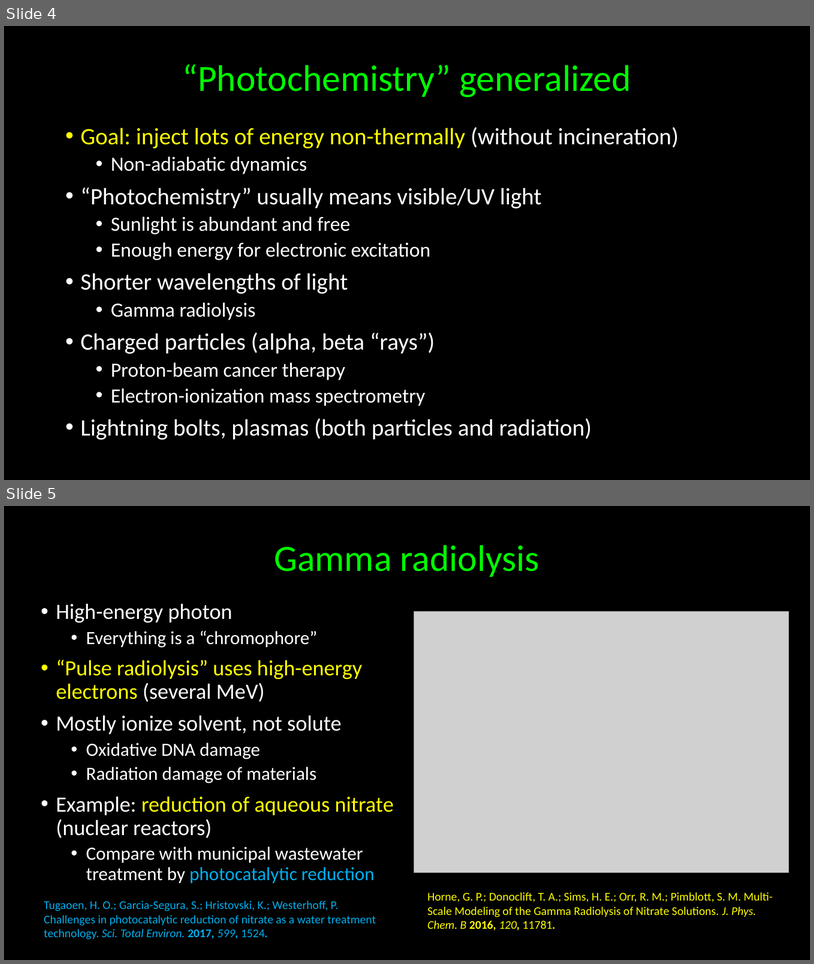
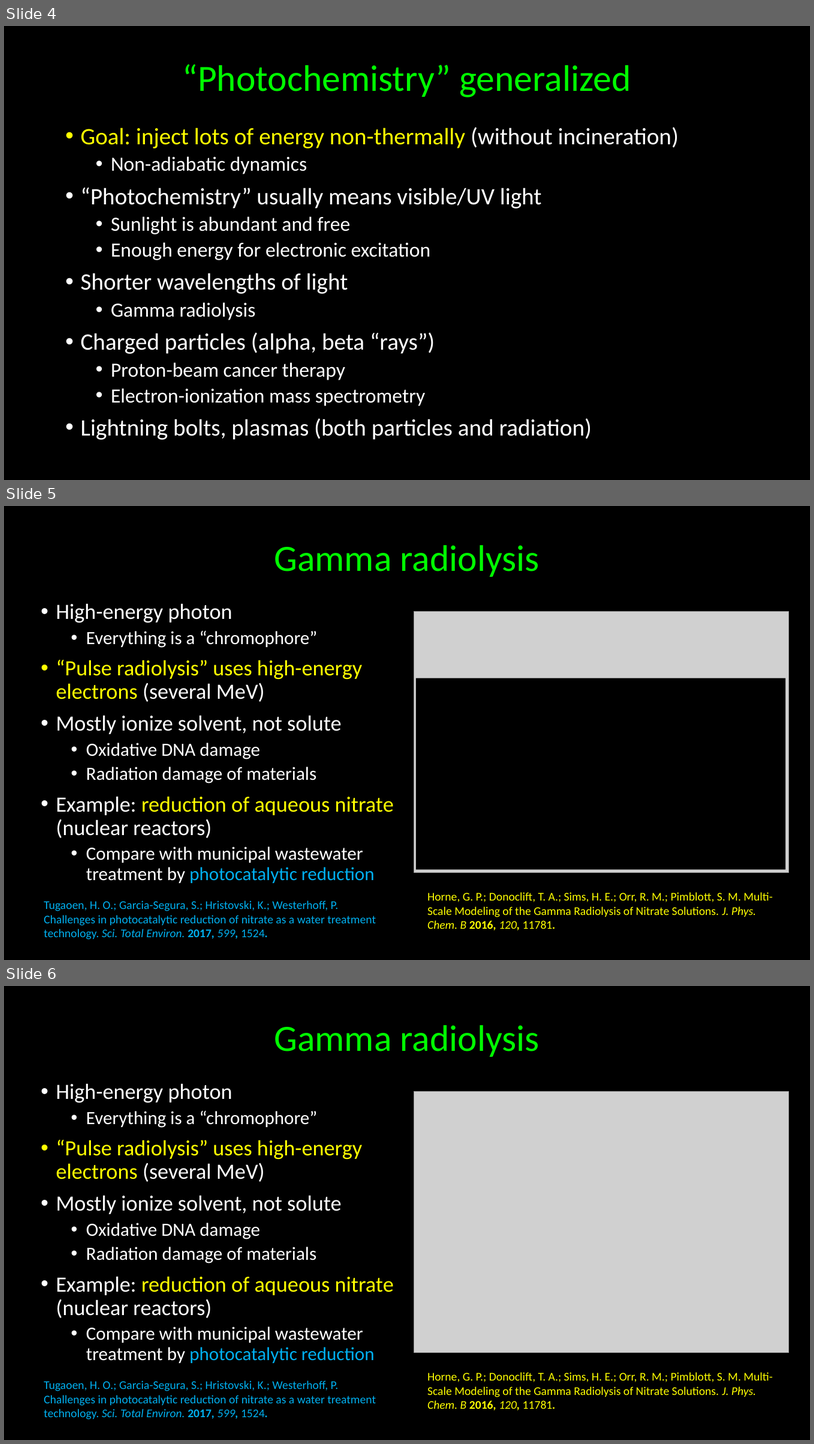
Before and after one commit to kkinist/ACS_Boston_2018, a slide deck: ACS_Boston_2018_Irikura.pptx. Shown one above the other, each under a label of ours: slides 4 and 5 before the commit, slides 4, 5 and 6 after it. The pictures are 814x964 and 814x1444 pixels, drawn with LibreOffice and Linux fonts; fonts in the diff are those of the drawing; grey boxes stand for pictures. Boxes give left, top, right and bottom in pixels: in the first picture for what was removed or moved away, otherwise in the second. Text is boxed around its words. In the diff, an @@ line names an element or a change of style, - is before the commit and + after.

```diff
--- a/ACS_Boston_2018_Irikura.pptx
+++ b/ACS_Boston_2018_Irikura.pptx
@@ slide 5 added at (4,506,810,960), background #000000 @@
@@ title added at (274,545,539,577), 44 pt, text #00FF00 @@
+Gamma radiolysis
@@ text added at (56,603,394,883), 25.9 pt, text #FFFFFF @@
+• High-energy photon
+  • Everything is a “chromophore”
+• “Pulse radiolysis” uses high-energy electrons (several MeV)
+• Mostly ionize solvent, not solute
+  • Oxidative DNA damage
+  • Radiation damage of materials
+• Example: reduction of aqueous nitrate (nuclear reactors)
+  • Compare with municipal wastewater treatment by photocatalytic reduction
@@ picture added at (414,611,789,872) @@
@@ rectangle added at (417,678,786,869), fill #000000 @@
@@ text added at (44,900,376,939), 14 pt, text #00B0F0 @@
+Tugaoen, H. O.; Garcia-Segura, S.; Hristovski, K.; Westerhoff, P. Challenges in photocatalytic reduction of nitrate as a water treatment technology. Sci. Total Environ. 2017, 599, 1524.
@@ text added at (428,892,773,930), 14 pt, text #FFFF00 @@
+Horne, G. P.; Donoclift, T. A.; Sims, H. E.; Orr, R. M.; Pimblott, S. M. Multi-Scale Modeling of the Gamma Radiolysis of Nitrate Solutions. J. Phys. Chem. B 2016, 120, 11781.
@@ what was slide 5 is now slide 6 @@
```
Also in this commit, not shown: 1 slide changed, 1 other file.
